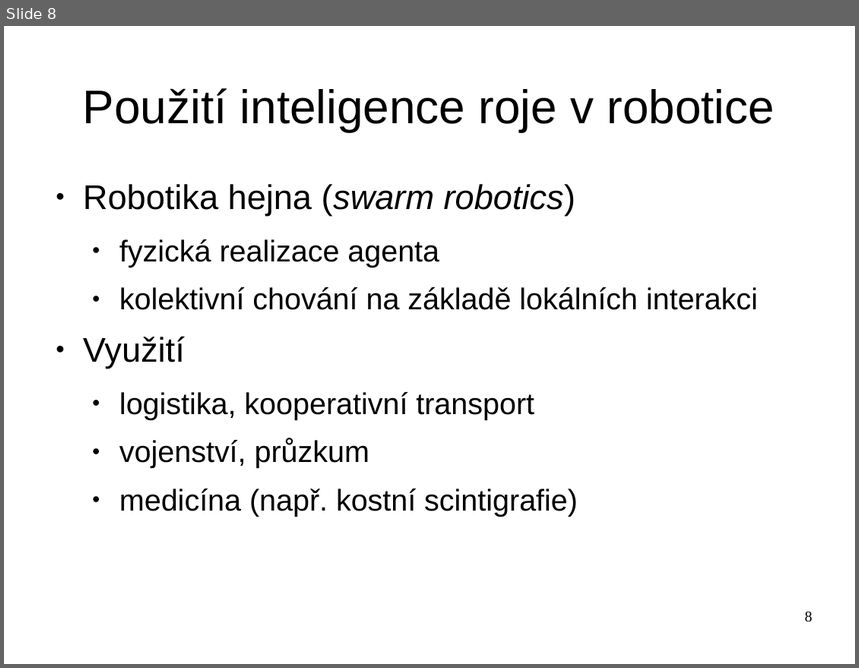
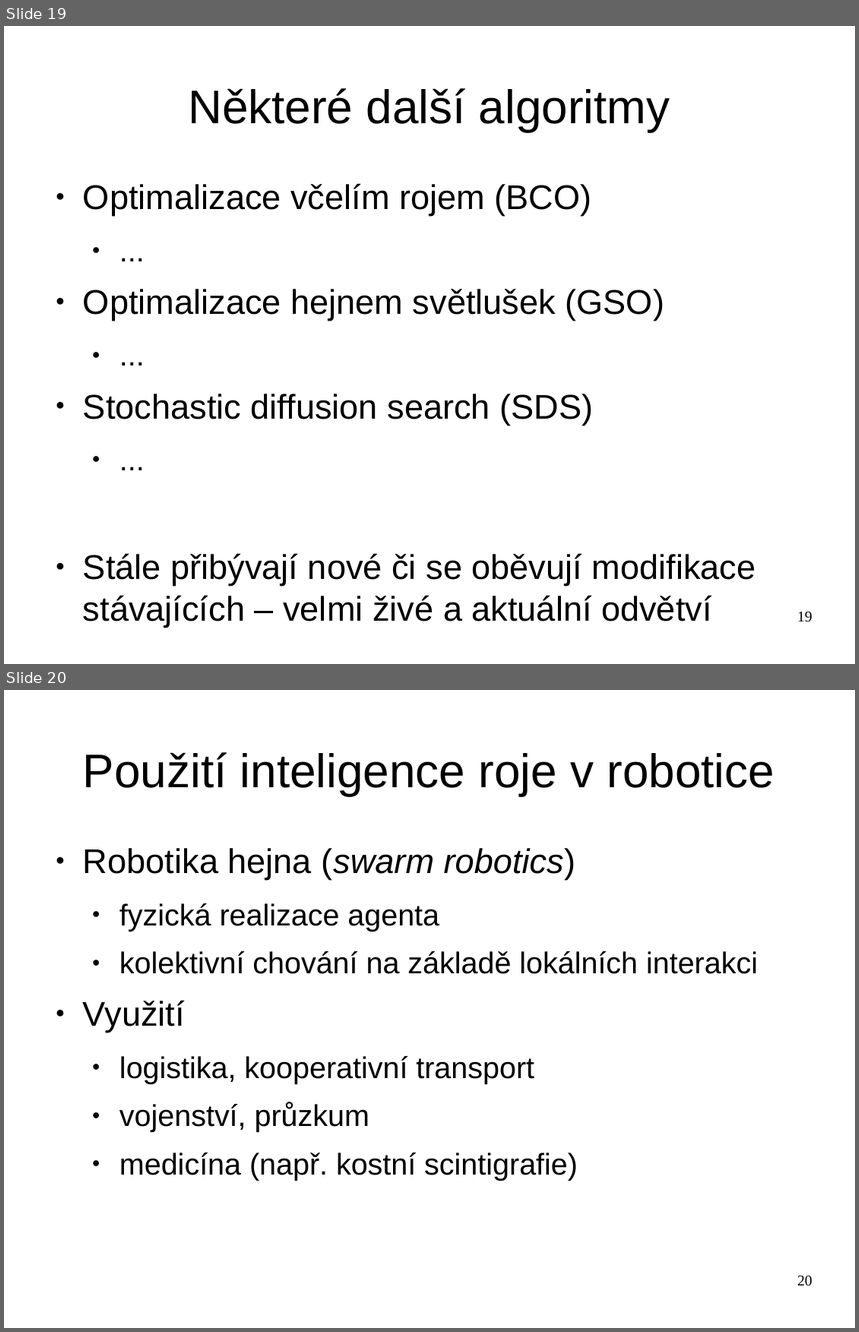
Before and after one commit to hellerstanislav/sin, a slide deck: presentation/swarm.odp. Shown one above the other, each under a label of ours: slide 8 before the commit, slides 19 and 20 after it. The pictures are 859x668 and 859x1332 pixels, drawn with LibreOffice and Linux fonts; fonts in the diff are those of the drawing. Boxes give left, top, right and bottom in pixels: in the first picture for what was removed or moved away, otherwise in the second. Text is boxed around its words. In the diff, an @@ line names an element or a change of style, - is before the commit and + after.

Commit message:
Dopsano PSO, nejake upravy v uvodu optimalizace a doplnen nastrel prezentace k optimalizaci.

```diff
--- a/presentation/swarm.odp
+++ b/presentation/swarm.odp
@@ slide 19 added at <box>4,26,855,664</box>, background #FFFFFF @@
@@ title added at <box>188,88,671,132</box>, 44 pt, text #000000 @@
+Některé další algoritmy
@@ text added at <box>83,183,756,627</box>, 32 pt, text #000000 @@
+● Optimalizace včelím rojem (BCO)
+  ● ...
+● Optimalizace hejnem světlušek (GSO)
+  ● ...
+● Stochastic diffusion search (SDS)
+  ● ...
+● Stále přibývají nové či se oběvují modifikace stávajících – velmi živé a aktuální odvětví
@@ page number added at <box>797,612,813,623</box>, 14 pt, text #000000 @@
+19
@@ what was slide 8 is now slide 20 @@
@@ page number at <box>797,1276,813,1287</box>: text changed @@
-8
+20
```
Also in this commit, not shown: 1 slide changed, 11 other slides added, 1 other file.
